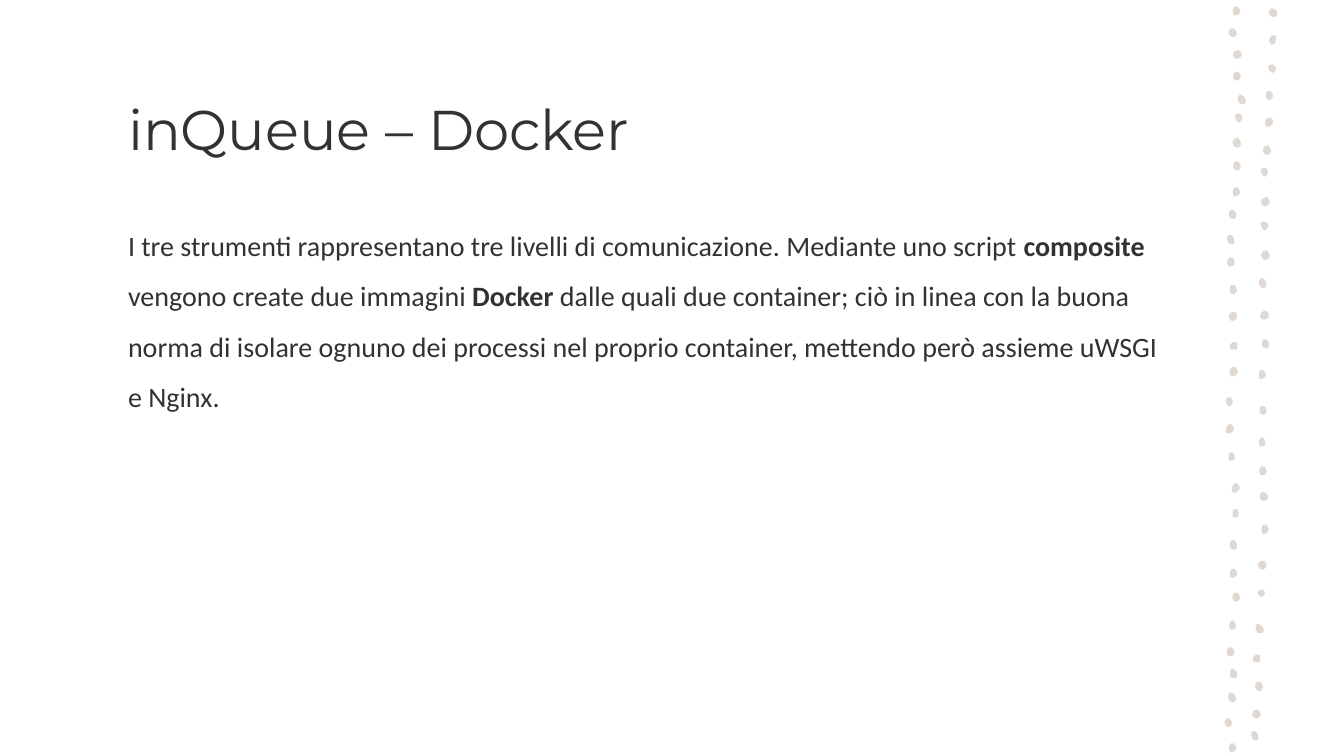
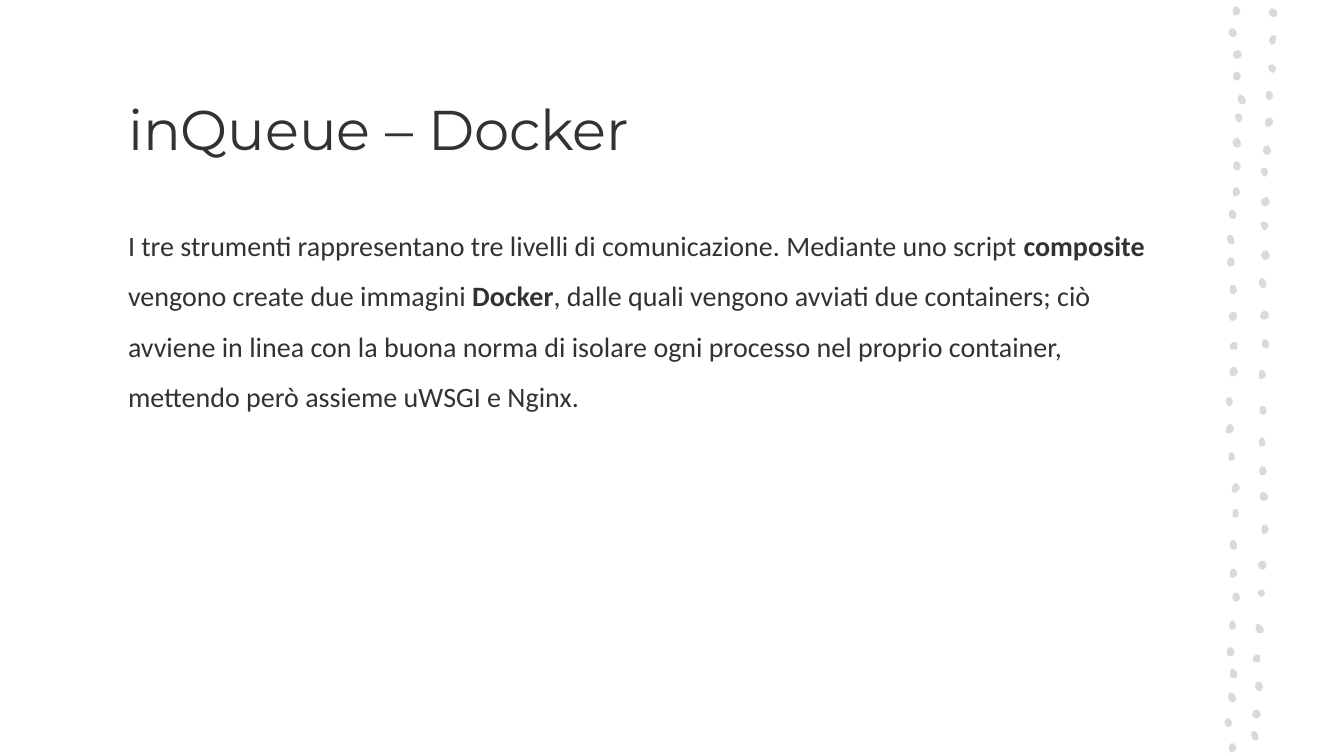
Before and after one commit to frncp/InQueue, a slide deck: slide 9 of slides/inQueue.pptx. Drawn at 1344x756 pixels with LibreOffice and Linux fonts; fonts in the diff are those of the drawing. Boxes give left, top, right and bottom in pixels: in the first picture for what was removed or moved away, otherwise in the second. Text is boxed around its words. In the diff, an @@ line names an element or a change of style, - is before the commit and + after.

```diff
--- a/slides/inQueue.pptx
+++ b/slides/inQueue.pptx
@@ text at [128, 236, 1145, 412]: text changed @@
-I tre strumenti rappresentano tre livelli di comunicazione. Mediante uno script composite vengono create due immagini Docker dalle quali due container; ciò in linea con la buona norma di isolare ognuno dei processi nel proprio container, mettendo però assieme uWSGI e Nginx.
+I tre strumenti rappresentano tre livelli di comunicazione. Mediante uno script composite vengono create due immagini Docker, dalle quali vengono avviati due containers; ciò avviene in linea con la buona norma di isolare ogni processo nel proprio container, mettendo però assieme uWSGI e Nginx.
```
Also in this commit, not shown: 5 other slides changed, 1 other file.
